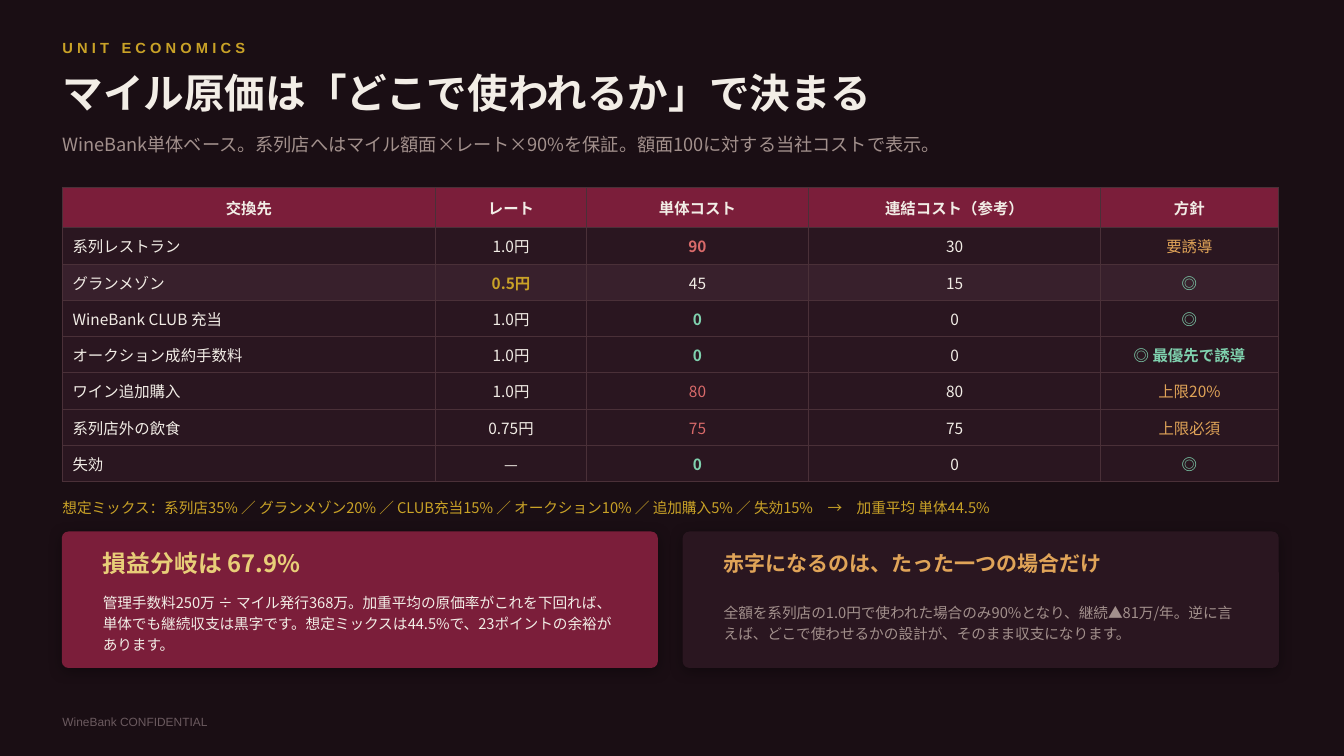
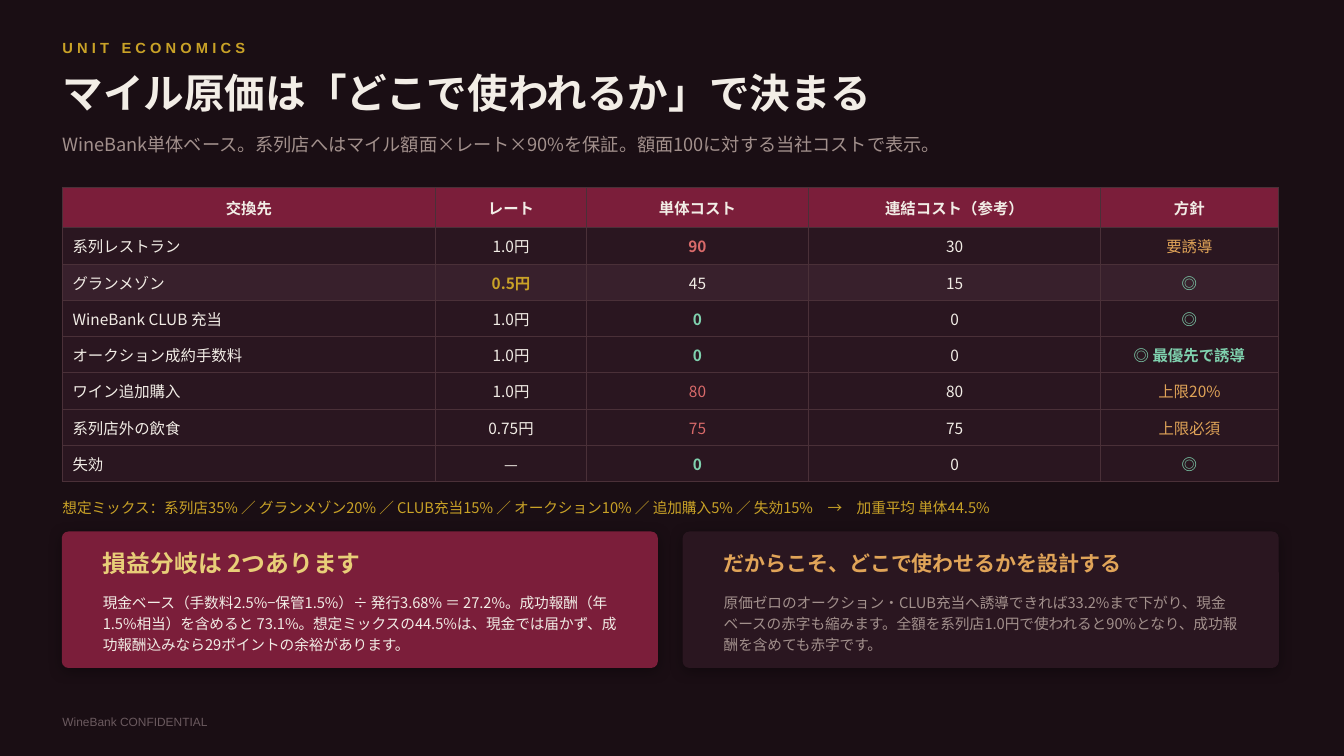
Before and after one commit to nakano-winebank/wine-auction, a slide deck: slide 12 of 提案資料/WineBank_ワインマイル経済圏構想.pptx. Drawn at 1344x756 pixels with LibreOffice and Linux fonts; fonts in the diff are those of the drawing. Boxes give left, top, right and bottom in pixels: in the first picture for what was removed or moved away, otherwise in the second. Text is boxed around its words. In the diff, an @@ line names an element or a change of style, - is before the commit and + after.

```diff
--- a/提案資料/WineBank_ワインマイル経済圏構想.pptx
+++ b/提案資料/WineBank_ワインマイル経済圏構想.pptx
@@ text at bbox=[103, 551, 360, 574]: text changed @@
-損益分岐は 67.9%
+損益分岐は 2つあります
@@ text at bbox=[724, 553, 1122, 573]: text changed @@
-赤字になるのは、たった一つの場合だけ
+だからこそ、どこで使わせるかを設計する
@@ text at bbox=[103, 595, 617, 651]: text changed @@
-管理手数料250万 ÷ マイル発行368万。加重平均の原価率がこれを下回れば、単体でも継続収支は黒字です。想定ミックスは44.5%で、23ポイントの余裕があります。
+現金ベース（手数料2.5%−保管1.5%）÷ 発行3.68% ＝ 27.2%。成功報酬（年1.5%相当）を含めると 73.1%。想定ミックスの44.5%は、現金では届かず、成功報酬込みなら29ポイントの余裕があります。
@@ text at bbox=[724, 596, 1238, 651]: text changed @@
-全額を系列店の1.0円で使われた場合のみ90%となり、継続▲81万/年。逆に言えば、どこで使わせるかの設計が、そのまま収支になります。
+原価ゼロのオークション・CLUB充当へ誘導できれば33.2%まで下がり、現金ベースの赤字も縮みます。全額を系列店1.0円で使われると90%となり、成功報酬を含めても赤字です。
```
Also in this commit, not shown: 2 other slides changed, 5 other files.
